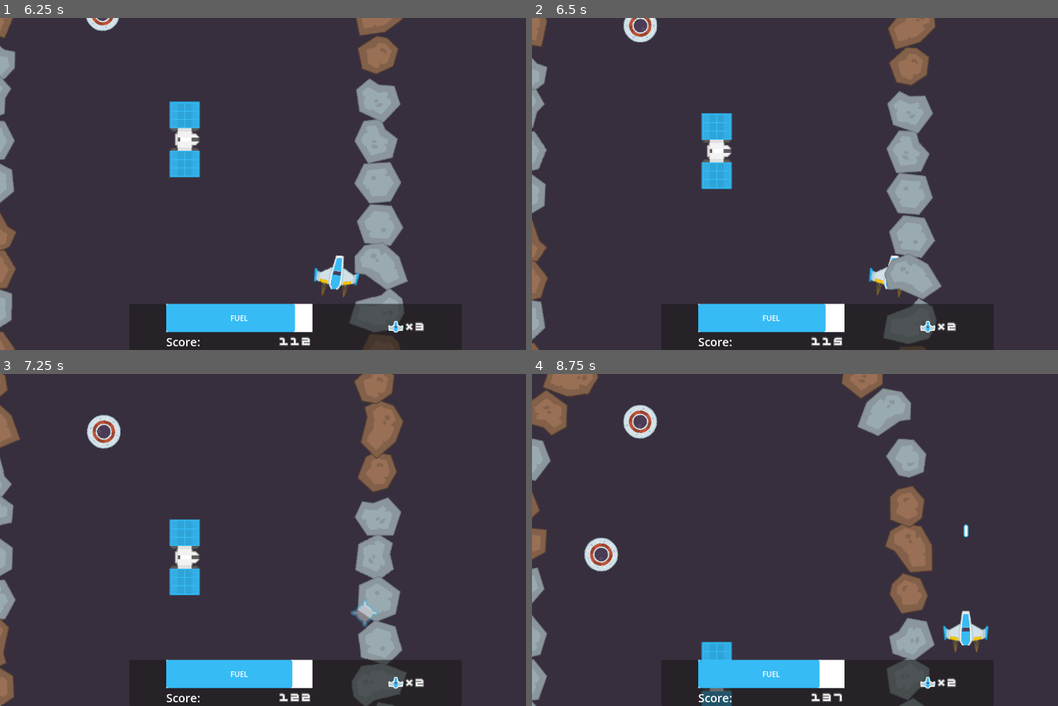
Above: before the commit, frames 1-4 (two rows, left to right).
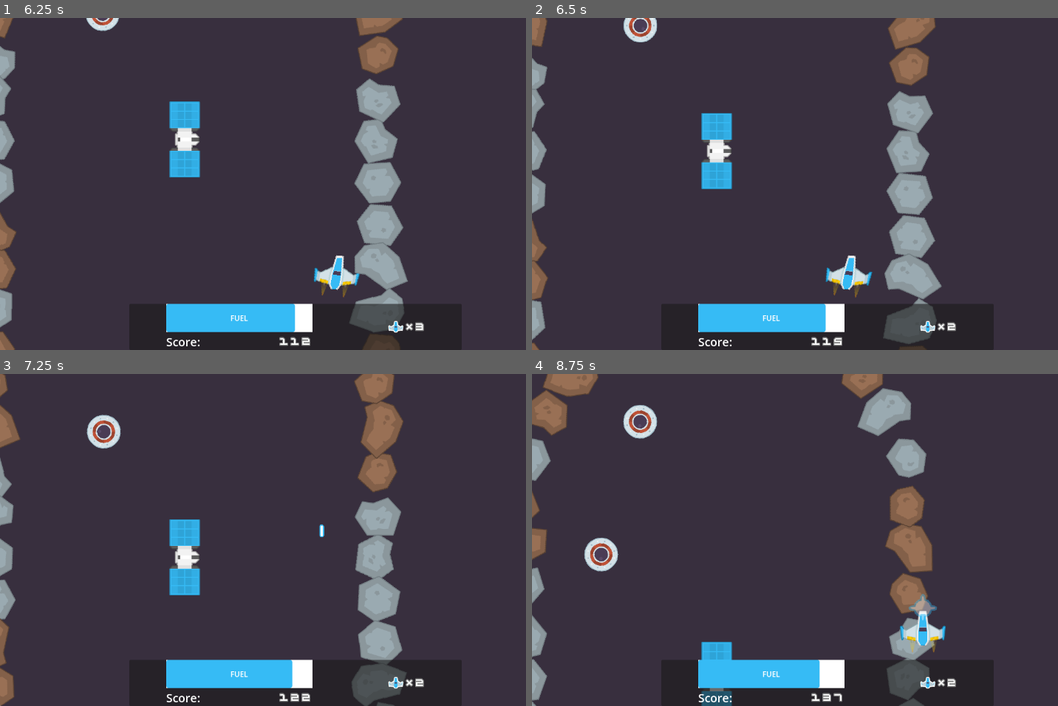
Above: after the commit, the same moments.

Repository: odonnell-brian/20-game-river-raid
Game: Godot game, scene res://Game.tscn
Same seed, same stepped clock (60 frames per second), same inputs: the game is played once before the commit and once after it.
Inputs:
- Up to frame 1 (6.25 s): tap Enter at 0.5 s; hold D (move_right) 0.53-1.28 s; hold Space (shoot) 0.53-1.28 s; hold S (move_down) 1.28-2.03 s; tap Space (shoot) every 1.5 s from 1.35 to 5.85 s; hold D (move_right) 2.03-2.78 s; hold Space (shoot) 2.03-2.78 s; hold W (move_up) 2.78-3.53 s; hold Space (shoot) 3.53-4.28 s; hold A (move_left) 3.53-5.03 s; hold S (move_down) 5.03-5.78 s; hold Space (shoot) 5.03-5.78 s; hold D (move_right) from 5.78 s (still down)
- Up to frame 2 (6.5 s): keep holding D (move_right)
- Up to frame 3 (7.25 s): release D (move_right) at 6.53 s; hold W (move_up) from 6.53 s (still down); hold Space (shoot) from 6.53 s (still down)
- Up to frame 4 (8.75 s): release W (move_up) at 7.28 s; release Space (shoot) at 7.28 s; hold D (move_right) 7.28-8.03 s; tap Space (shoot) at 7.35 s; hold S (move_down) from 8.03 s (still down); hold Space (shoot) from 8.03 s (still down)

Frame 1 is identical in both runs. In frame 2, 0.7% of the frame differs, in the area x 55-71%, y 71-85%; in frame 3, 0.2%; in frame 4, 1.2%, in the area x 69-87%, y 45-84%.

Commit message:
Reset player position on taking damage

Diff:
--- a/Entities/player/player.gd
+++ b/Entities/player/player.gd
@@ -10,7 +10,11 @@
 
 @onready var hit_animation_player: AnimationPlayer = $HitAnimations
 
+var starting_position: Vector2
+
 func _ready() -> void:
+	starting_position = global_position
+
 	health_component.health_changed.connect(on_health_changed)
 	health_component.health_depleted.connect(on_health_depleted)
 	fuel_component.fuel_changed.connect(Signals.player_fuel_changed.emit)
@@ -30,6 +34,7 @@
 
 func on_health_changed(current_health: int) -> void:
 	hit_animation_player.play("blink")
+	global_position = starting_position
 	Signals.player_health_changed.emit(current_health)
 
 func on_health_depleted() -> void:
